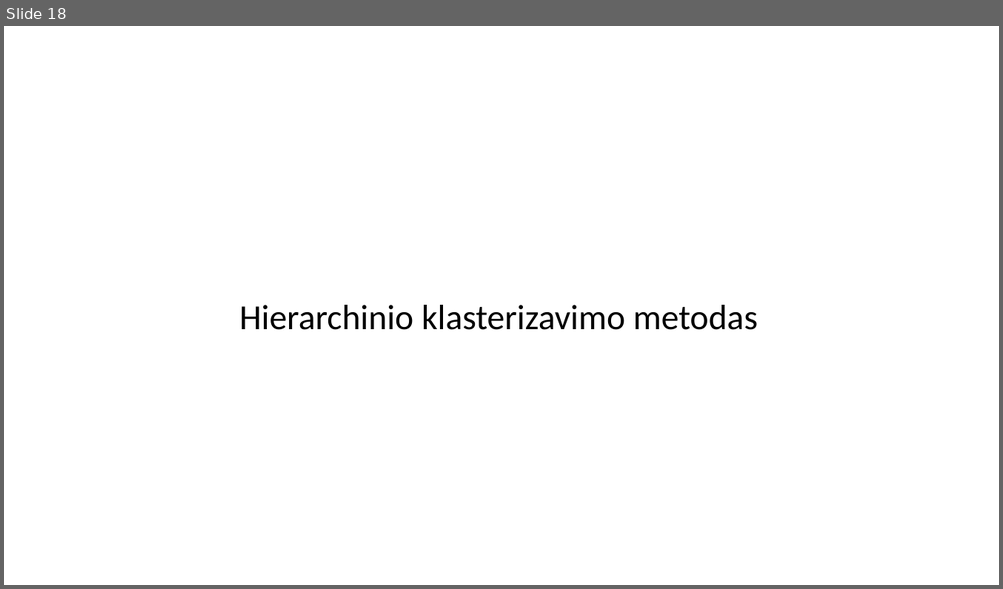
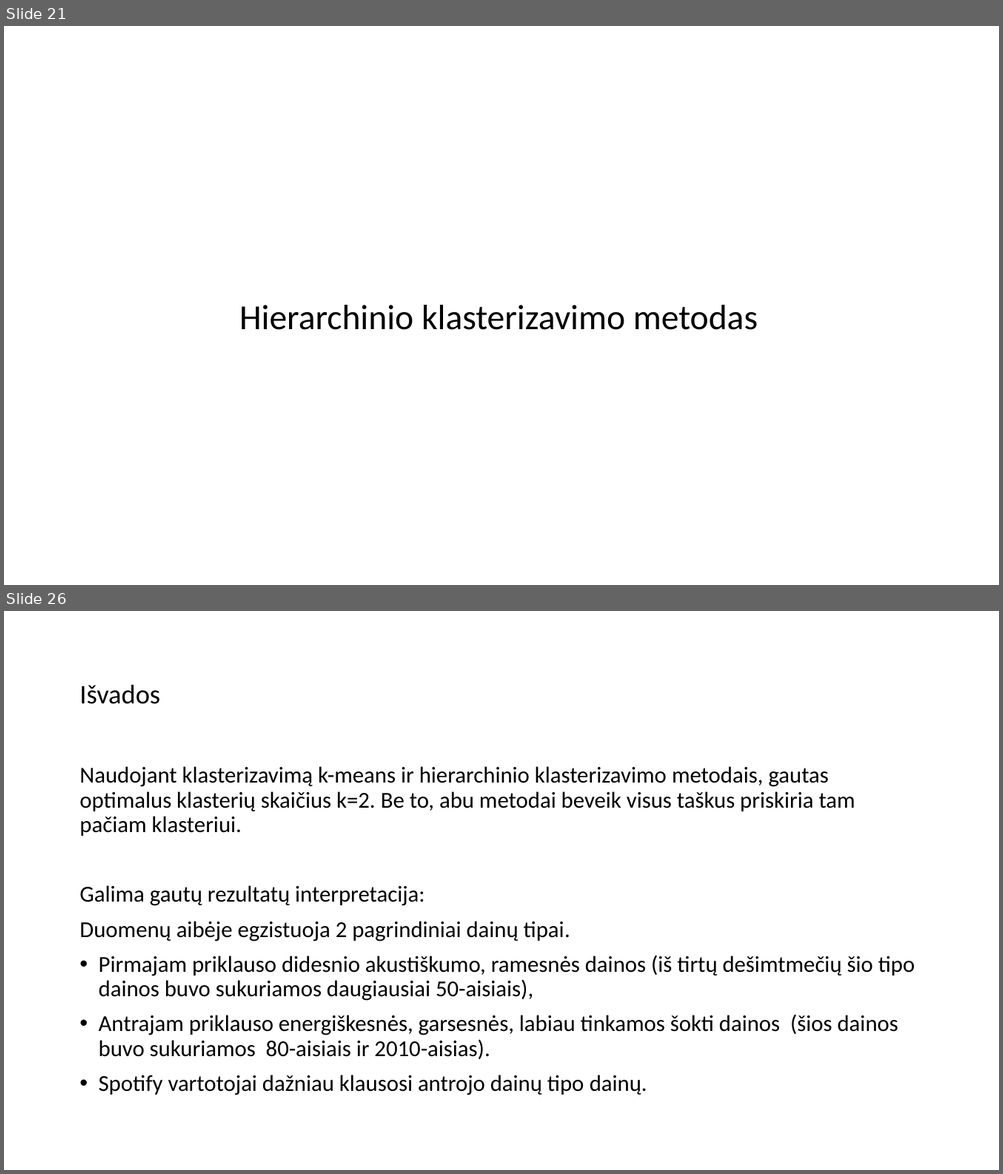
Before and after one commit to dovmar/PDVS, a slide deck: Lab_3/Pristatymas.pptx. Shown one above the other, each under a label of ours: slide 18 before the commit, slides 21 and 26 after it; the slides between them are not shown. The pictures are 1003x589 and 1003x1174 pixels, drawn with LibreOffice and Linux fonts; fonts in the diff are those of the drawing. Boxes give left, top, right and bottom in pixels: in the first picture for what was removed or moved away, otherwise in the second. Text is boxed around its words. In the diff, an @@ line names an element or a change of style, - is before the commit and + after.

```diff
--- a/Lab_3/Pristatymas.pptx
+++ b/Lab_3/Pristatymas.pptx
@@ slide 26 added at bbox=[4, 611, 999, 1170], background #FFFFFF @@
@@ title added at bbox=[79, 684, 160, 704], 26 pt, text #000000 @@
+Išvados
@@ text added at bbox=[79, 766, 914, 1096], 22 pt, text #000000 @@
+Naudojant klasterizavimą k-means ir hierarchinio klasterizavimo metodais, gautas optimalus klasterių skaičius k=2. Be to, abu metodai beveik visus taškus priskiria tam pačiam klasteriui.
+Galima gautų rezultatų interpretacija:
+Duomenų aibėje egzistuoja 2 pagrindiniai dainų tipai.
+• Pirmajam priklauso didesnio akustiškumo, ramesnės dainos (iš tirtų dešimtmečių šio tipo dainos buvo sukuriamos daugiausiai 50-aisiais),
+• Antrajam priklauso energiškesnės, garsesnės, labiau tinkamos šokti dainos (šios dainos buvo sukuriamos 80-aisiais ir 2010-aisias).
+• Spotify vartotojai dažniau klausosi antrojo dainų tipo dainų.
@@ what was slide 18 is now slide 21 @@
```
Also in this commit, not shown: 1 slide changed, 8 other slides added, 3 slides removed, 5 other files.
